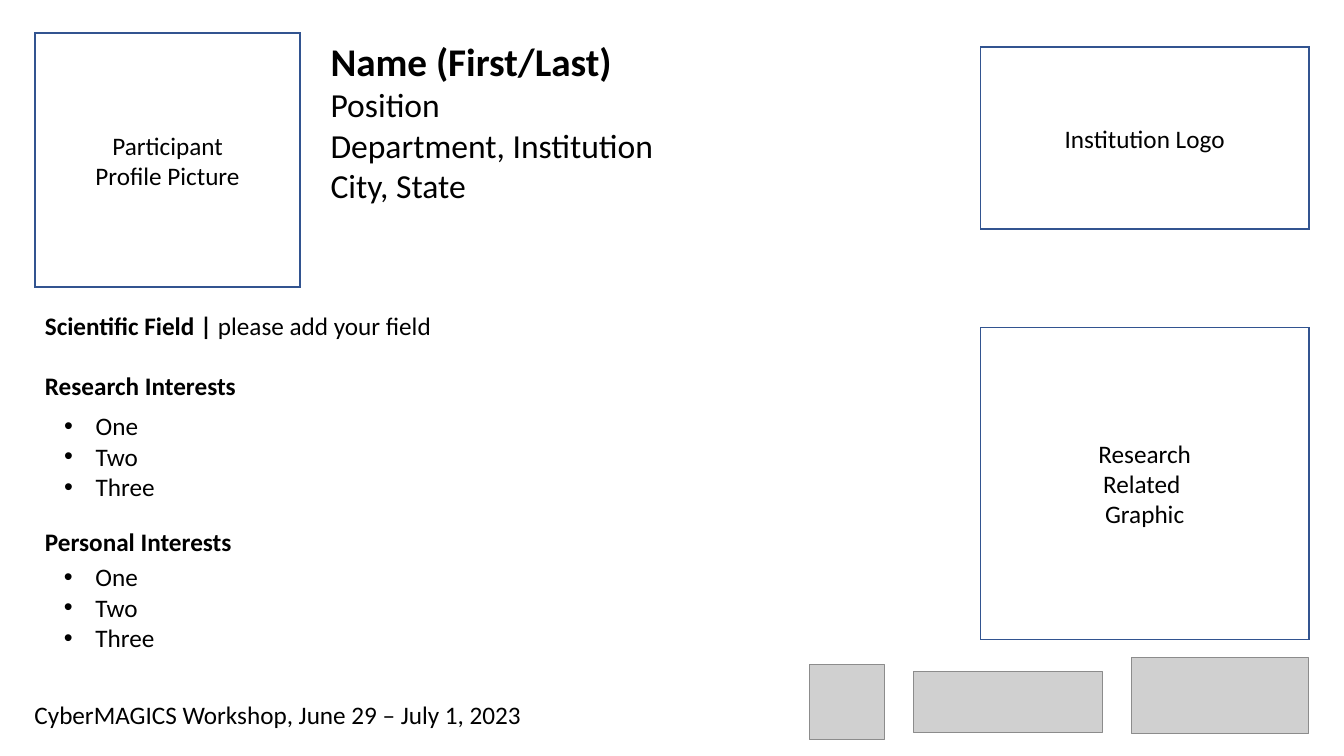
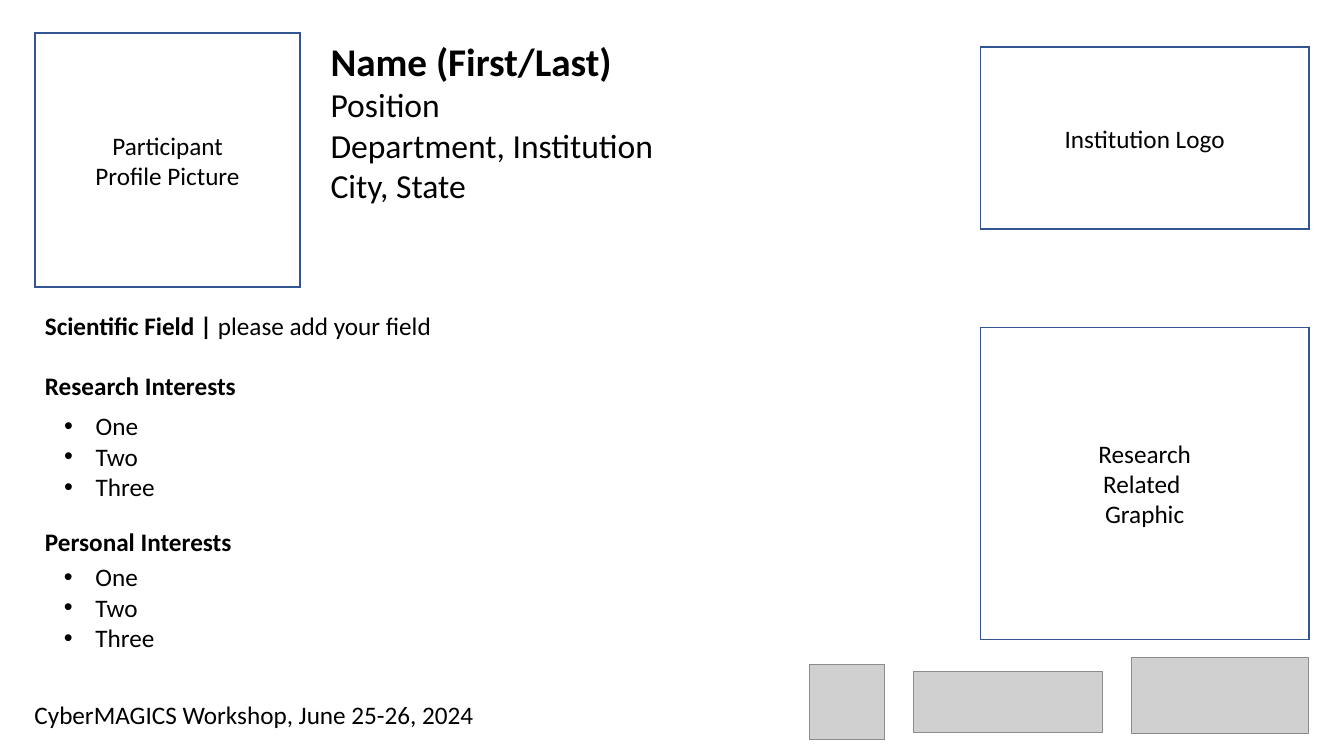
Before and after one commit to TaufeqRazakh/CyberMAGICS-site, a slide deck: slide 1 of resources/CyberMAGICS_partipant_template.pptx. Drawn at 1344x756 pixels with LibreOffice and Linux fonts; fonts in the diff are those of the drawing; grey boxes stand for pictures. Boxes give left, top, right and bottom in pixels: in the first picture for what was removed or moved away, otherwise in the second. Text is boxed around its words. In the diff, an @@ line names an element or a change of style, - is before the commit and + after.

```diff
--- a/resources/CyberMAGICS_partipant_template.pptx
+++ b/resources/CyberMAGICS_partipant_template.pptx
@@ text at box(34, 706, 473, 728): text changed @@
-CyberMAGICS Workshop, June 29 – July 1, 2023
+CyberMAGICS Workshop, June 25-26, 2024
```
Also in this commit, not shown: 3 other files.
